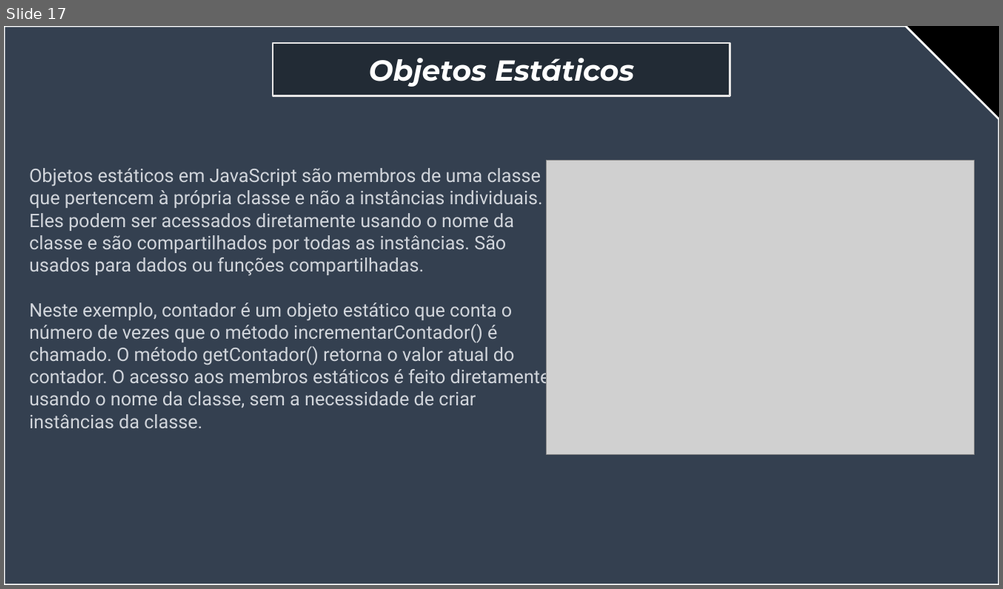
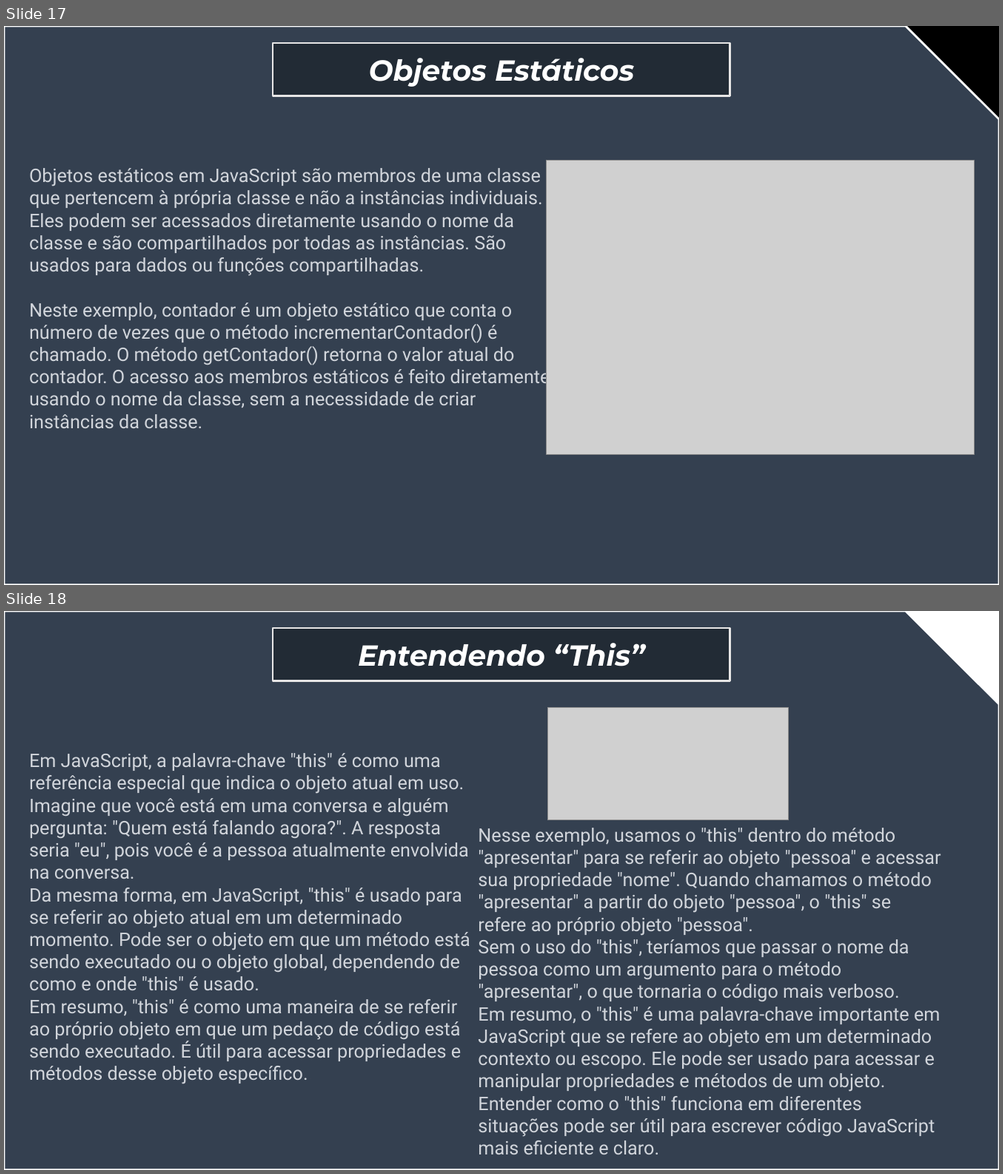
Before and after one commit to jorgevendramini/Aula_OOP, a slide deck: slide aula invertida atualizado(2).pptx. Shown one above the other, each under a label of ours: slide 17 before the commit, slides 17 and 18 after it. The pictures are 1003x589 and 1003x1174 pixels, drawn with LibreOffice and Linux fonts; fonts in the diff are those of the drawing; grey boxes stand for pictures. Boxes give left, top, right and bottom in pixels: in the first picture for what was removed or moved away, otherwise in the second. Text is boxed around its words. In the diff, an @@ line names an element or a change of style, - is before the commit and + after.

```diff
--- a/slide aula invertida atualizado(2).pptx
+++ b/slide aula invertida atualizado(2).pptx
@@ slide 18 added at (4, 611, 999, 1170), background #FFFFFF @@
@@ snip rect added at (4, 611, 999, 1170), fill #344050, outline #FFFFFF 2 pt @@
@@ rectangle added at (273, 628, 730, 681), fill #222B35, outline #E7E6E6 2 pt, 28 pt, text #FFFFFF, bold, italic @@
+Entendendo “This”
@@ picture added at (548, 708, 789, 820) @@
@@ text added at (29, 753, 469, 1085), 18 pt, text #D1D5DB @@
+Em JavaScript, a palavra-chave "this" é como uma referência especial que indica o objeto atual em uso. Imagine que você está em uma conversa e alguém pergunta: "Quem está falando agora?". A resposta seria "eu", pois você é a pessoa atualmente envolvida na conversa.
+Da mesma forma, em JavaScript, "this" é usado para se referir ao objeto atual em um determinado momento. Pode ser o objeto em que um método está sendo executado ou o objeto global, dependendo de como e onde "this" é usado.
+Em resumo, "this" é como uma maneira de se referir ao próprio objeto em que um pedaço de código está sendo executado. É útil para acessar propriedades e métodos desse objeto específico..
@@ text added at (478, 828, 940, 1155), 18 pt, text #D1D5DB @@
+Nesse exemplo, usamos o "this" dentro do método "apresentar" para se referir ao objeto "pessoa" e acessar sua propriedade "nome". Quando chamamos o método "apresentar" a partir do objeto "pessoa", o "this" se refere ao próprio objeto "pessoa".
+Sem o uso do "this", teríamos que passar o nome da pessoa como um argumento para o método "apresentar", o que tornaria o código mais verboso.
+Em resumo, o "this" é uma palavra-chave importante em JavaScript que se refere ao objeto em um determinado contexto ou escopo. Ele pode ser usado para acessar e manipular propriedades e métodos de um objeto. Entender como o "this" funciona em diferentes situações pode ser útil para escrever código JavaScript mais eficiente e claro.
```
Also in this commit, not shown: 2 other slides added.
